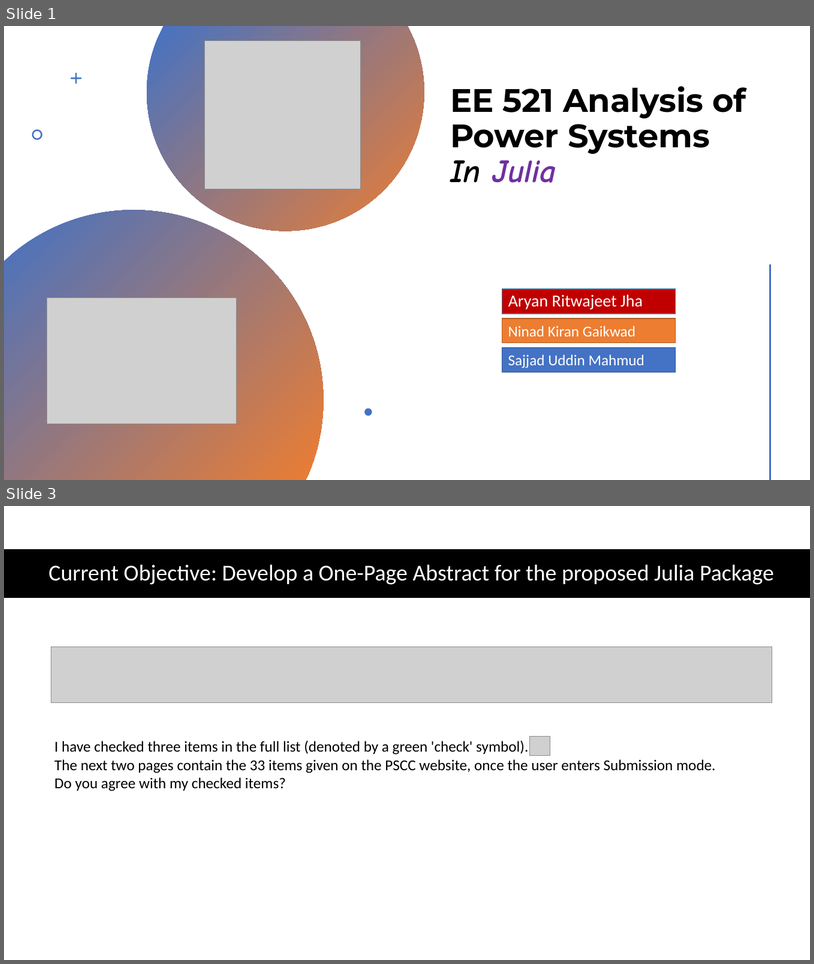
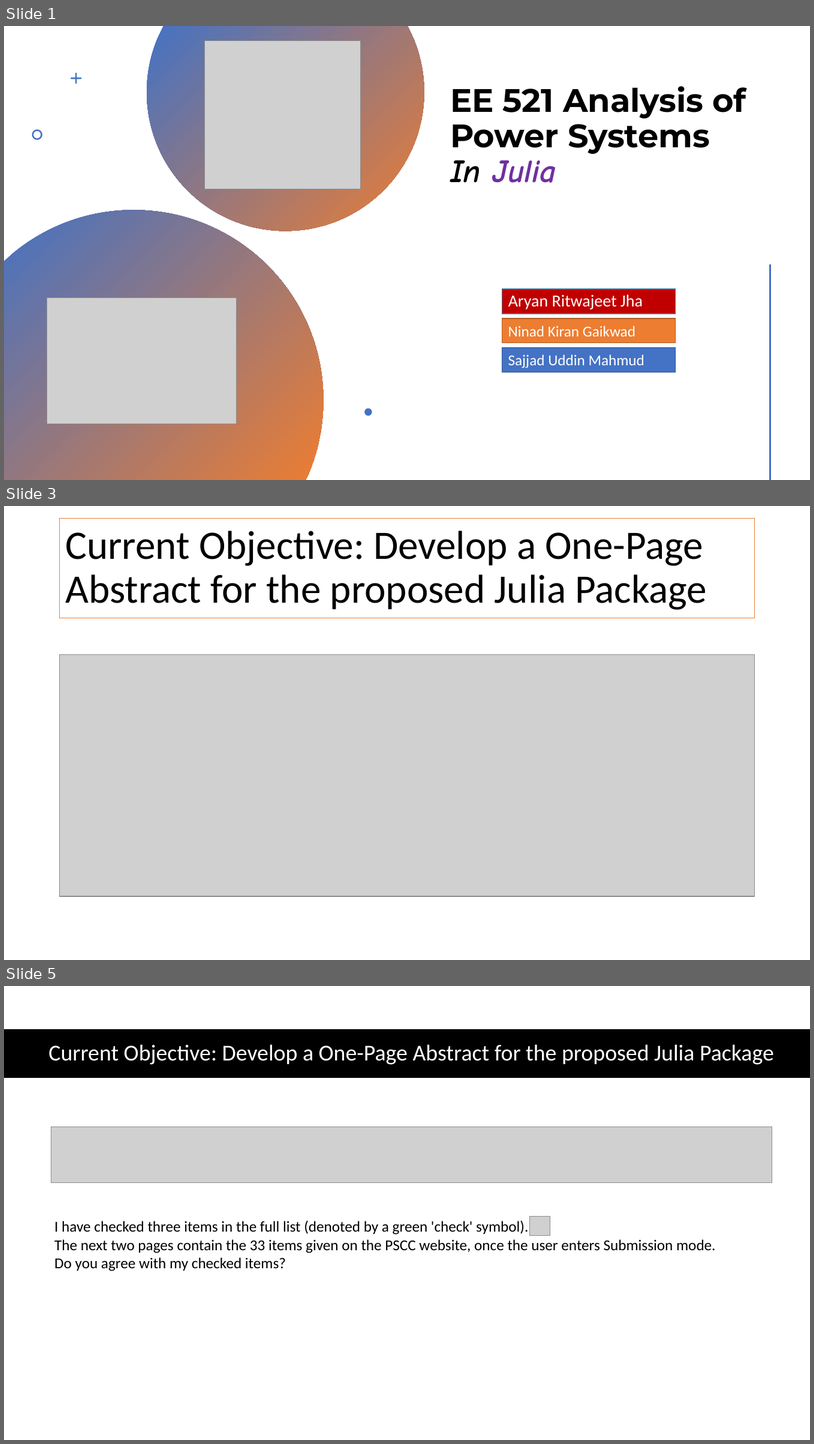
Before and after one commit to Realife-Brahmin/OriginalDocsHub, a slide deck: ee521/plan_for_ee521_in_julia/ee521_julia_plan.pptx. Shown one above the other, each under a label of ours: slides 1 and 3 before the commit, slides 1, 3 and 5 after it; the slides between them are not shown. The pictures are 814x964 and 814x1444 pixels, drawn with LibreOffice and Linux fonts; fonts in the diff are those of the drawing; grey boxes stand for pictures. Boxes give left, top, right and bottom in pixels: in the first picture for what was removed or moved away, otherwise in the second. Text is boxed around its words. In the diff, an @@ line names an element or a change of style, - is before the commit and + after.

Commit message:
meta info added for conference
Instructions for abstract submission and key dates.

```diff
--- a/ee521/plan_for_ee521_in_julia/ee521_julia_plan.pptx
+++ b/ee521/plan_for_ee521_in_julia/ee521_julia_plan.pptx
@@ slide 3 added at box(4, 506, 810, 960), background #FFFFFF @@
@@ title added at box(60, 518, 755, 618), fill #FFFFFF, outline #ED7D31 1 pt, 48 pt, text #000000 @@
+Current Objective: Develop a One-Page Abstract for the proposed Julia Package
@@ picture added at box(60, 654, 755, 896) @@
@@ what was slide 3 is now slide 5 @@
```
Also in this commit, not shown: 1 slide changed, 1 other slide added.
